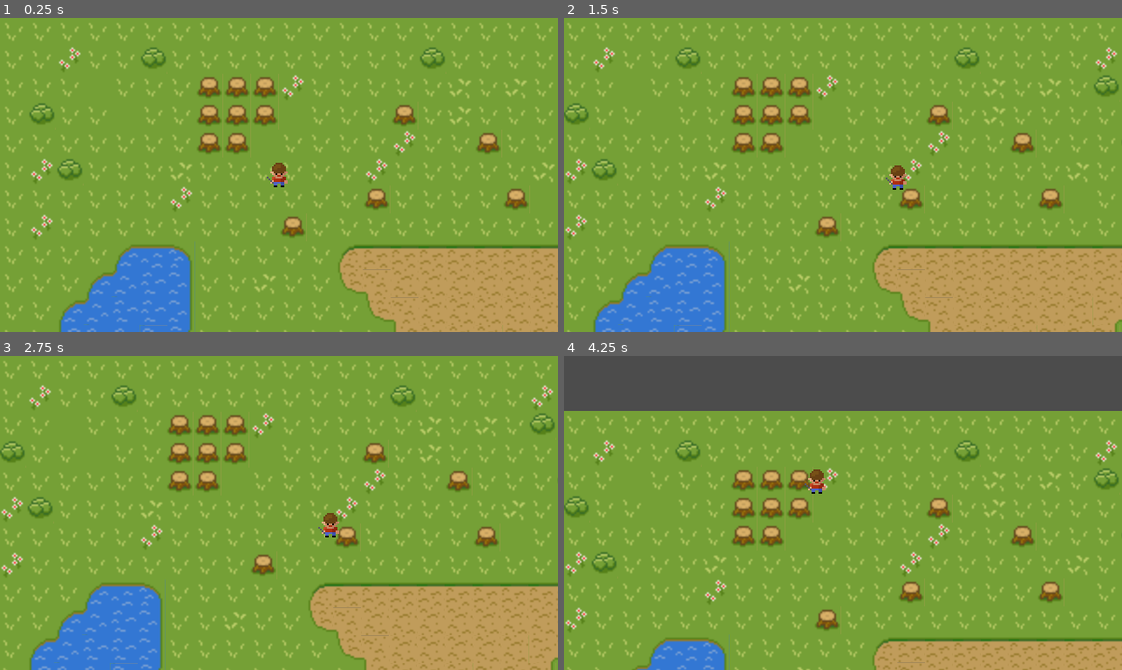
Above: before the commit, frames 1-4 (two rows, left to right).
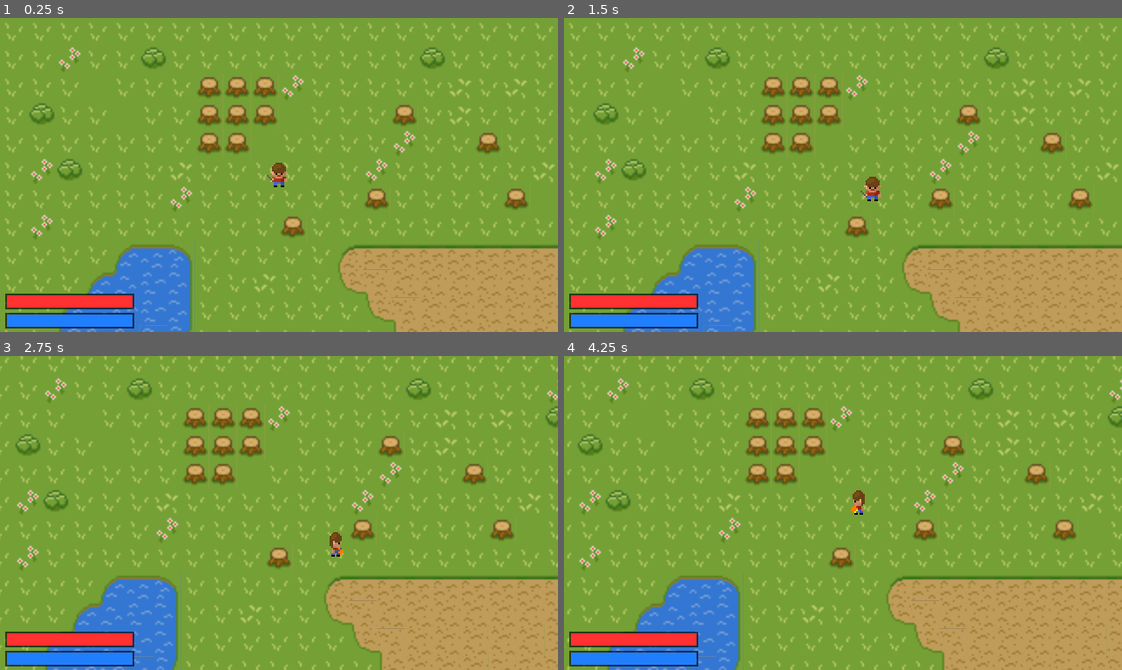
Above: after the commit, the same moments.

Repository: thanblue/SimpleRPG
Game: Godot game, scene res://Sences/Main.tscn
Two runs of this game, one before a commit and one after it. Both use one fixed random seed, a clock stepped at 60 frames per second and the inputs below.
Inputs:
- Up to frame 1 (0.25 s): no input
- Up to frame 2 (1.5 s): tap Enter at 0.5 s; hold Right (ui_right) 0.53-1.28 s; hold Space (attack, bound only after the commit) 0.53-1.28 s; tap Ctrl (fireball, bound only after the commit) at 0.8, 1.35 s; hold Down (ui_down) from 1.28 s (still down)
- Up to frame 3 (2.75 s): tap Space (attack, bound only after the commit) at 1.55 s; release Down (ui_down) at 2.03 s; hold Right (ui_right) from 2.03 s (still down); hold Space (attack, bound only after the commit) from 2.03 s (still down); tap Ctrl (fireball, bound only after the commit) at 2.3 s
- Up to frame 4 (4.25 s): release Right (ui_right) at 2.78 s; release Space (attack, bound only after the commit) at 2.78 s; hold Up (ui_up) 2.78-3.53 s; tap Ctrl (fireball, bound only after the commit) at 2.85, 3.8 s; tap Space (attack, bound only after the commit) at 3.05 s; hold Left (ui_left) from 3.53 s (still down); hold Space (attack, bound only after the commit) from 3.53 s (still down)

The runs differ from the first frame. In frame 1, 2.3% of the frame differs, in the area x 0-52%, y 50-99%; in frame 2, 20%; in frame 3, 23%; in frame 4, 45%, in the area x 0-100%, y 0-100%.

Commit message:
Phat trien tiep muc so 5

Diff:
--- a/Entities/Player/Player.gd
+++ b/Entities/Player/Player.gd
@@ -2,8 +2,29 @@
 
 # Player movement speed
 export var speed = 75
+var last_direction = Vector2(0,1)
+var attack_playing = false
+var health = 100
+var health_max = 100
+var health_regeneration = 1
+var mana = 100
+var mana_max = 100
+var mana_regeneration = 2
 
+signal player_stats_changed
+func _ready():
+	emit_signal("player_stats_changed", self)
 func _physics_process(delta):
+
+	var new_mana = min(mana + mana_regeneration * delta, mana_max)
+	if new_mana != mana:
+		mana = new_mana
+		emit_signal("player_stats_changed", self)
+
+	var new_health = min(health + health_regeneration * delta, health_max)
+	if new_health != health:
+		health = new_health
+		emit_signal("play_stats_changed",self)
 	# Get player input
 	var direction: Vector2
 	direction.x = Input.get_action_strength("ui_right") - Input.get_action_strength("ui_left")
@@ -14,5 +35,49 @@
 		direction = direction.normalized()
 
 	# Apply movement
+
 	var movement = speed * direction * delta
+	if attack_playing:
+		movement = 0.3 * movement
+
 	move_and_collide(movement)
+	if not attack_playing:
+		animates_player(direction)
+
+
+func animates_player(direction : Vector2):
+	if direction != Vector2.ZERO:
+		last_direction = direction
+		var animation = get_animation_direction(last_direction) + "_walk"
+		$Sprite.play(animation)
+	else:
+		var animation = get_animation_direction(last_direction) + "_idle"
+		$Sprite.play(animation)
+
+func get_animation_direction(direction : Vector2):
+	var norm_direction = direction.normalized()
+	if norm_direction.y > 0.707:
+		return "down"
+	elif norm_direction.y <= -0.707:
+		return "up"
+	elif norm_direction.x <=0.707:
+		return "left"
+	elif norm_direction.x >= 0.707:
+		return "right"
+	return "down"
+func _input(event):
+	if event.is_action_pressed("attack"):
+		attack_playing = true
+		var animation = get_animation_direction(last_direction) + "_attack"
+		$Sprite.play(animation)
+	elif event.is_action_pressed("fireball"):
+		if mana >= 25:
+			mana = mana - 25
+			emit_signal("player_stats_changed", self)
+		attack_playing = true
+		var animation = get_animation_direction(last_direction) +  "_fireball"
+		$Sprite.play(animation)
+
+
+func _on_Sprite_animation_finished():
+	attack_playing = false
--- a/Sences/Main.tscn
+++ b/Sences/Main.tscn
@@ -37,9 +37,69 @@
 
 [sub_resource type="SpriteFrames" id=1]
 animations = [ {
+"frames": [ ExtResource( 1 ), ExtResource( 4 ) ],
+"loop": true,
+"name": "down_idle",
+"speed": 1.0
+}, {
 "frames": [ ExtResource( 24 ), ExtResource( 29 ), ExtResource( 24 ), ExtResource( 34 ) ],
 "loop": true,
 "name": "up_walk",
+"speed": 5.0
+}, {
+"frames": [ ExtResource( 24 ), ExtResource( 26 ), ExtResource( 27 ) ],
+"loop": true,
+"name": "up_fireball",
+"speed": 5.0
+}, {
+"frames": [ ExtResource( 24 ), ExtResource( 25 ), ExtResource( 33 ) ],
+"loop": true,
+"name": "up_attack",
+"speed": 5.0
+}, {
+"frames": [ ExtResource( 18 ), ExtResource( 16 ) ],
+"loop": true,
+"name": "left_idle",
+"speed": 5.0
+}, {
+"frames": [ ExtResource( 18 ), ExtResource( 20 ), ExtResource( 21 ) ],
+"loop": true,
+"name": "left_attack",
+"speed": 5.0
+}, {
+"frames": [ ExtResource( 24 ), ExtResource( 28 ) ],
+"loop": true,
+"name": "up_idle",
+"speed": 5.0
+}, {
+"frames": [ ExtResource( 18 ), ExtResource( 17 ), ExtResource( 18 ), ExtResource( 14 ) ],
+"loop": true,
+"name": "left_walk",
+"speed": 5.0
+}, {
+"frames": [ ExtResource( 1 ), ExtResource( 5 ), ExtResource( 6 ) ],
+"loop": true,
+"name": "down_fireball",
+"speed": 5.0
+}, {
+"frames": [ ExtResource( 11 ), ExtResource( 32 ), ExtResource( 11 ), ExtResource( 31 ) ],
+"loop": true,
+"name": "right_walk",
+"speed": 5.0
+}, {
+"frames": [ ExtResource( 1 ), ExtResource( 7 ), ExtResource( 8 ) ],
+"loop": true,
+"name": "down_attack",
+"speed": 5.0
+}, {
+"frames": [ ExtResource( 11 ), ExtResource( 12 ), ExtResource( 23 ) ],
+"loop": true,
+"name": "right_attack",
+"speed": 5.0
+}, {
+"frames": [ ExtResource( 11 ), ExtResource( 30 ) ],
+"loop": true,
+"name": "right_idle",
 "speed": 5.0
 }, {
 "frames": [ ExtResource( 11 ), ExtResource( 9 ), ExtResource( 15 ) ],
@@ -47,74 +107,14 @@
 "name": "right_fireball",
 "speed": 5.0
 }, {
-"frames": [ ExtResource( 18 ), ExtResource( 17 ), ExtResource( 18 ), ExtResource( 14 ) ],
+"frames": [ ExtResource( 18 ), ExtResource( 22 ), ExtResource( 13 ) ],
 "loop": true,
-"name": "left_walk",
-"speed": 5.0
-}, {
-"frames": [ ExtResource( 1 ), ExtResource( 4 ) ],
-"loop": true,
-"name": "down_idle",
-"speed": 1.0
-}, {
-"frames": [ ExtResource( 1 ), ExtResource( 5 ), ExtResource( 6 ) ],
-"loop": true,
-"name": "down_fireball",
+"name": "left_fireball",
 "speed": 5.0
 }, {
 "frames": [ ExtResource( 1 ), ExtResource( 19 ), ExtResource( 10 ) ],
 "loop": true,
 "name": "down_walk",
-"speed": 5.0
-}, {
-"frames": [ ExtResource( 18 ), ExtResource( 22 ), ExtResource( 13 ) ],
-"loop": true,
-"name": "left_fireball",
-"speed": 5.0
-}, {
-"frames": [ ExtResource( 11 ), ExtResource( 12 ), ExtResource( 23 ) ],
-"loop": true,
-"name": "right_attack",
-"speed": 5.0
-}, {
-"frames": [ ExtResource( 18 ), ExtResource( 20 ), ExtResource( 21 ) ],
-"loop": true,
-"name": "left_attack",
-"speed": 5.0
-}, {
-"frames": [ ExtResource( 1 ), ExtResource( 7 ), ExtResource( 8 ) ],
-"loop": true,
-"name": "down_attack",
-"speed": 5.0
-}, {
-"frames": [ ExtResource( 18 ), ExtResource( 16 ) ],
-"loop": true,
-"name": "left_idle",
-"speed": 5.0
-}, {
-"frames": [ ExtResource( 24 ), ExtResource( 25 ), ExtResource( 33 ) ],
-"loop": true,
-"name": "up_attack",
-"speed": 5.0
-}, {
-"frames": [ ExtResource( 24 ), ExtResource( 26 ), ExtResource( 27 ) ],
-"loop": true,
-"name": "up_fireball",
-"speed": 5.0
-}, {
-"frames": [ ExtResource( 11 ), ExtResource( 30 ) ],
-"loop": true,
-"name": "right_idle",
-"speed": 5.0
-}, {
-"frames": [ ExtResource( 11 ), ExtResource( 32 ), ExtResource( 11 ), ExtResource( 31 ) ],
-"loop": true,
-"name": "right_walk",
-"speed": 5.0
-}, {
-"frames": [ ExtResource( 24 ), ExtResource( 28 ) ],
-"loop": true,
-"name": "up_idle",
 "speed": 5.0
 } ]
 
@@ -131,6 +131,7 @@
 [node name="Sprite" type="AnimatedSprite" parent="Player"]
 frames = SubResource( 1 )
 animation = "down_idle"
+frame = 1
 playing = true
 
 [node name="CollisionShape2D" type="CollisionShape2D" parent="Player"]
@@ -146,3 +147,48 @@
 cell_size = Vector2( 16, 16 )
 format = 1
 tile_data = PoolIntArray( 0, 0, 1, 1, 0, 1, 2, 0, 1, 3, 0, 1, 4, 0, 1, 5, 0, 1, 6, 0, 1, 7, 0, 1, 8, 0, 1, 9, 0, 1, 10, …(17878 unchanged characters)…
+
+[node name="CanvasLayer" type="CanvasLayer" parent="."]
+
+[node name="Health" type="ColorRect" parent="CanvasLayer"]
+margin_left = 3.0
+margin_top = 158.0
+margin_right = 77.0
+margin_bottom = 167.0
+rect_min_size = Vector2( 74, 9 )
+color = Color( 0, 0, 0, 0.627451 )
+__meta__ = {
+"_edit_use_anchors_": false
+}
+
+[node name="Bar" type="ColorRect" parent="CanvasLayer/Health"]
+margin_left = 1.0
+margin_top = 1.0
+margin_right = 73.0
+margin_bottom = 8.0
+color = Color( 1, 0.196078, 0.196078, 1 )
+__meta__ = {
+"_edit_use_anchors_": false
+}
+
+[node name="Mana" type="ColorRect" parent="CanvasLayer"]
+margin_left = 3.0
+margin_top = 169.0
+margin_right = 77.0
+margin_bottom = 178.0
+rect_min_size = Vector2( 74, 9 )
+color = Color( 0, 0, 0, 0.627451 )
+__meta__ = {
+"_edit_use_anchors_": false
+}
+
+[node name="Bar" type="ColorRect" parent="CanvasLayer/Mana"]
+margin_left = 1.0
+margin_top = 1.0
+margin_right = 73.0
+margin_bottom = 8.0
+color = Color( 0.129412, 0.501961, 1, 1 )
+__meta__ = {
+"_edit_use_anchors_": false
+}
+[connection signal="animation_finished" from="Player/Sprite" to="Player" method="_on_Sprite_animation_finished"]
--- a/project.godot
+++ b/project.godot
@@ -25,6 +25,19 @@
 window/size/test_height=720
 window/stretch/mode="2d"
 
+[input]
+
+attack={
+"deadzone": 0.5,
+"events": [ Object(InputEventKey,"resource_local_to_scene":false,"resource_name":"","device":0,"alt":false,"shift":false,"control":false,"meta":false,"command":false,"pressed":false,"scancode":32,"unicode":0,"echo":false,"script":null)
+ ]
+}
+fireball={
+"deadzone": 0.5,
+"events": [ Object(InputEventKey,"resource_local_to_scene":false,"resource_name":"","device":0,"alt":false,"shift":false,"control":false,"meta":false,"command":false,"pressed":false,"scancode":16777238,"unicode":0,"echo":false,"script":null)
+ ]
+}
+
 [rendering]
 
 quality/2d/use_pixel_snap=true
